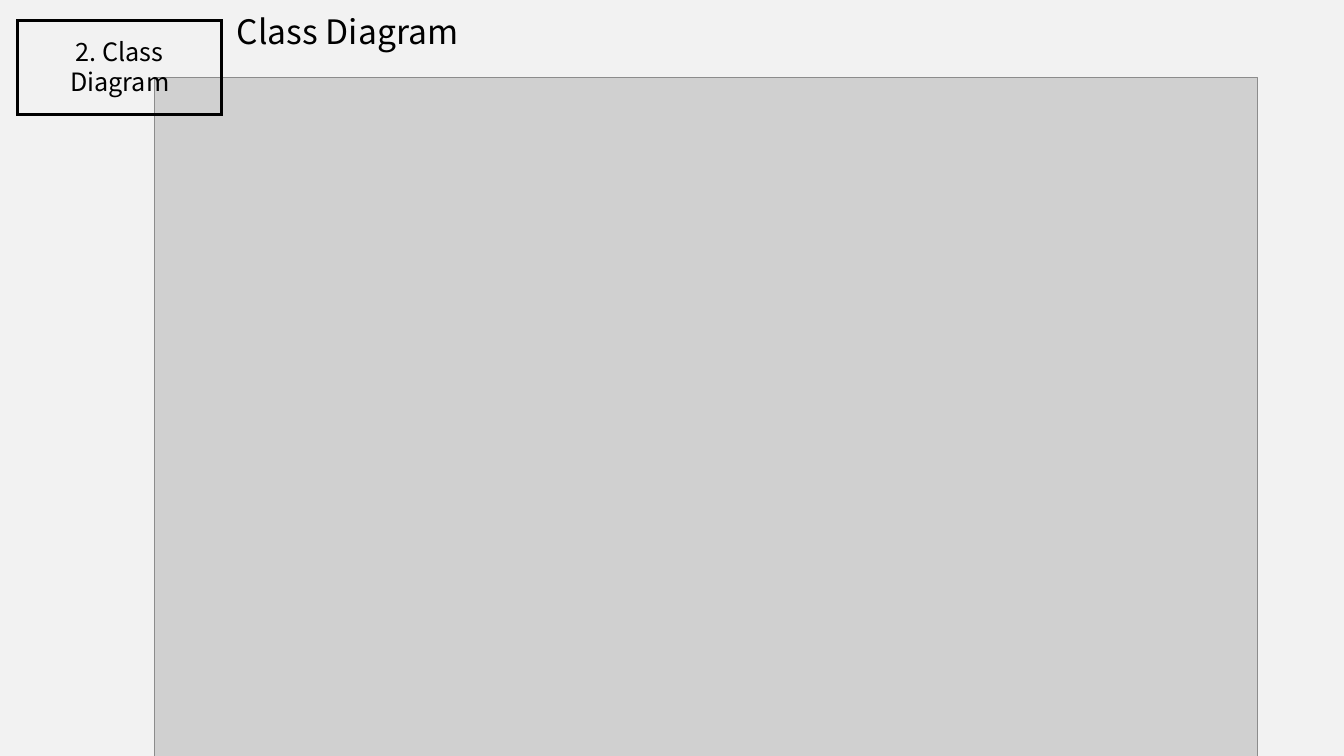
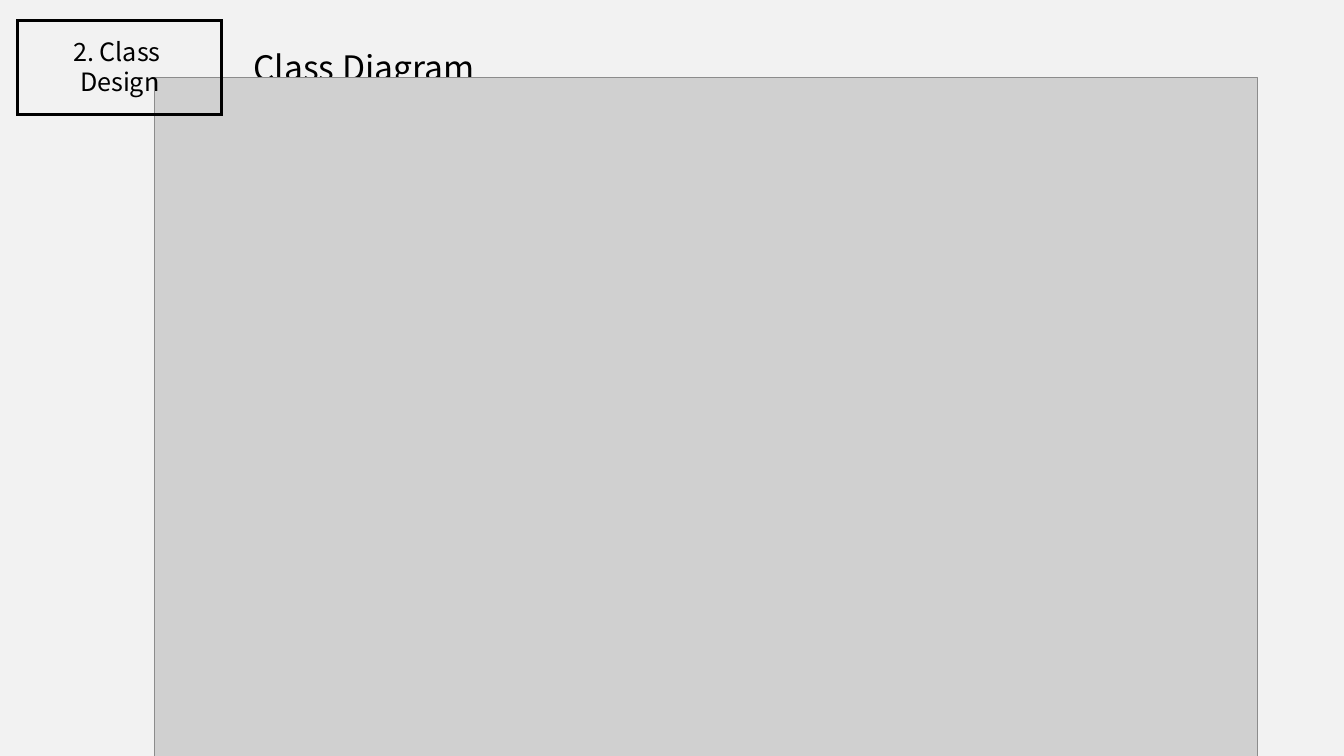
Before and after one commit to jisukim97/ChemicalManagementApplication, a slide deck: slide 21 of Document/2_Software Architect Documentation/Software Architecture Documentation 1.0.pptx (slide 18 before the commit). Drawn at 1344x756 pixels with LibreOffice and Linux fonts; fonts in the diff are those of the drawing; grey boxes stand for pictures. Boxes give left, top, right and bottom in pixels: in the first picture for what was removed or moved away, otherwise in the second. Text is boxed around its words. In the diff, an @@ line names an element or a change of style, - is before the commit and + after.

```diff
--- a/Document/2_Software Architect Documentation/Software Architecture Documentation 1.0.pptx
+++ b/Document/2_Software Architect Documentation/Software Architecture Documentation 1.0.pptx
@@ text at bbox=[73, 41, 161, 97]: text changed @@
-2. Class Diagram
+2. Class
+Design
@@ text "Class Diagram" rewrapped from bbox=[237, 17, 458, 53] to bbox=[253, 53, 474, 78] @@
```
Also in this commit, not shown: 11 other slides changed, 3 slides added.
